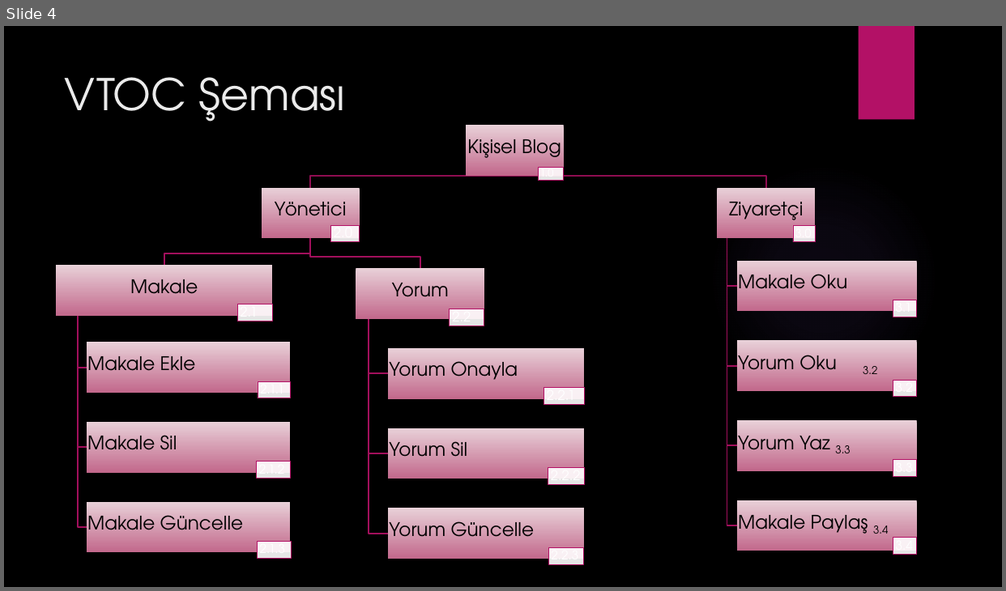
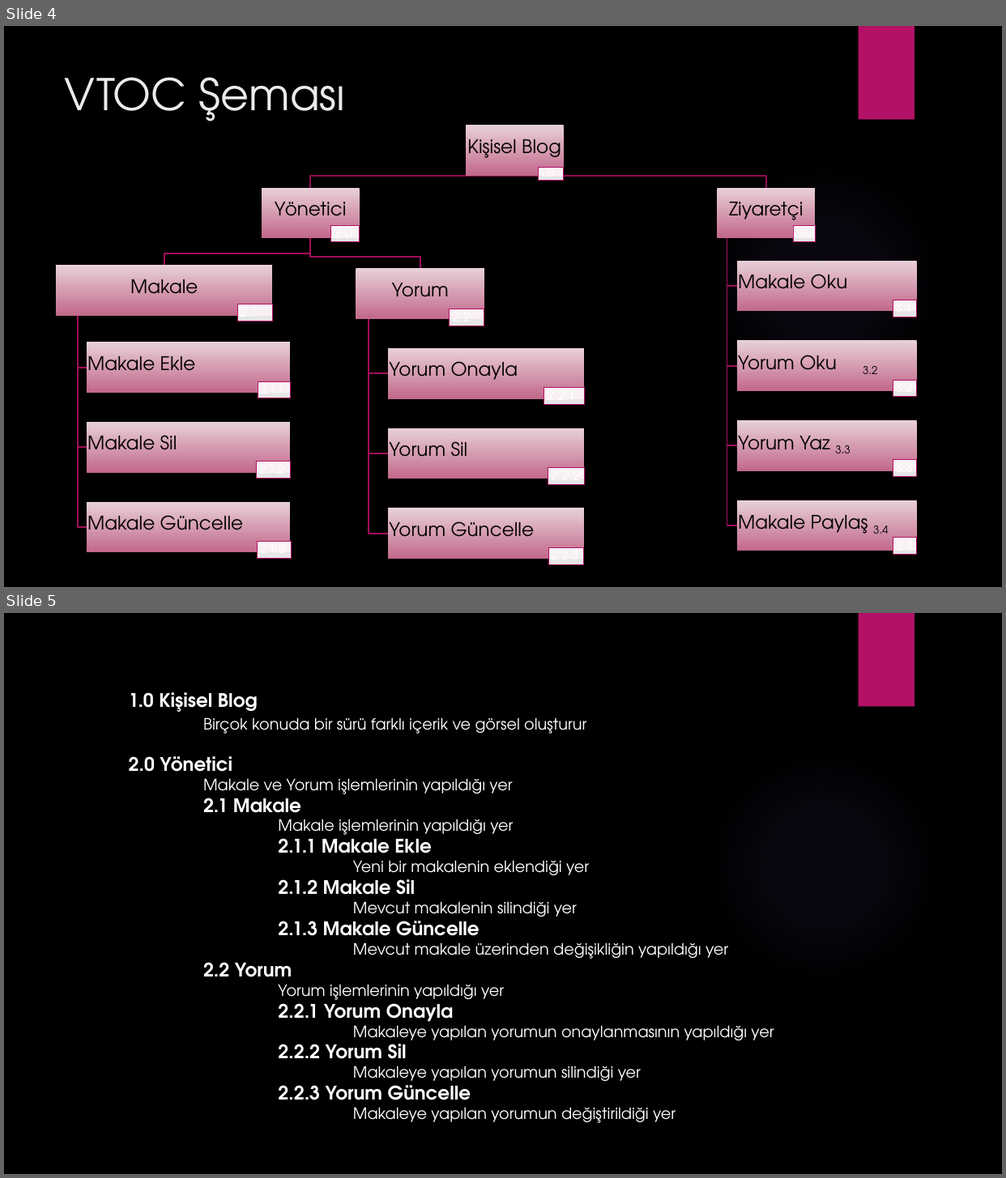
Before and after one commit to ekaraman89/Sistem-Analiz-ve-Tasar-m-, a slide deck: Sistem Analizi ve Tasarımı 2. Sunum.pptx. Shown one above the other, each under a label of ours: slide 4 before the commit, slides 4 and 5 after it. The pictures are 1006x591 and 1006x1178 pixels, drawn with LibreOffice and Linux fonts; fonts in the diff are those of the drawing; background and template pictures are left out. Boxes give left, top, right and bottom in pixels: in the first picture for what was removed or moved away, otherwise in the second. Text is boxed around its words. In the diff, an @@ line names an element or a change of style, - is before the commit and + after.

```diff
--- a/Sistem Analizi ve Tasarımı 2. Sunum.pptx
+++ b/Sistem Analizi ve Tasarımı 2. Sunum.pptx
@@ slide 5 added at (4, 613, 1002, 1174), background picture (left out); not listed: 2 template elements that a slide beside it also shows @@
@@ text added at (129, 692, 774, 1123), 15 pt, text #FFFFFF @@
+1.0 Kişisel Blog
+Birçok konuda bir sürü farklı içerik ve görsel oluşturur
+2.0 Yönetici
+Makale ve Yorum işlemlerinin yapıldığı yer
+2.1 Makale
+Makale işlemlerinin yapıldığı yer
+2.1.1 Makale Ekle
+Yeni bir makalenin eklendiği yer
+2.1.2 Makale Sil
+Mevcut makalenin silindiği yer
+2.1.3 Makale Güncelle
+Mevcut makale üzerinden değişikliğin yapıldığı yer
+2.2 Yorum
+Yorum işlemlerinin yapıldığı yer
+2.2.1 Yorum Onayla
+Makaleye yapılan yorumun onaylanmasının yapıldığı yer
+2.2.2 Yorum Sil
+Makaleye yapılan yorumun silindiği yer
+2.2.3 Yorum Güncelle
+Makaleye yapılan yorumun değiştirildiği yer
```
Also in this commit, not shown: 1 other slide added.
